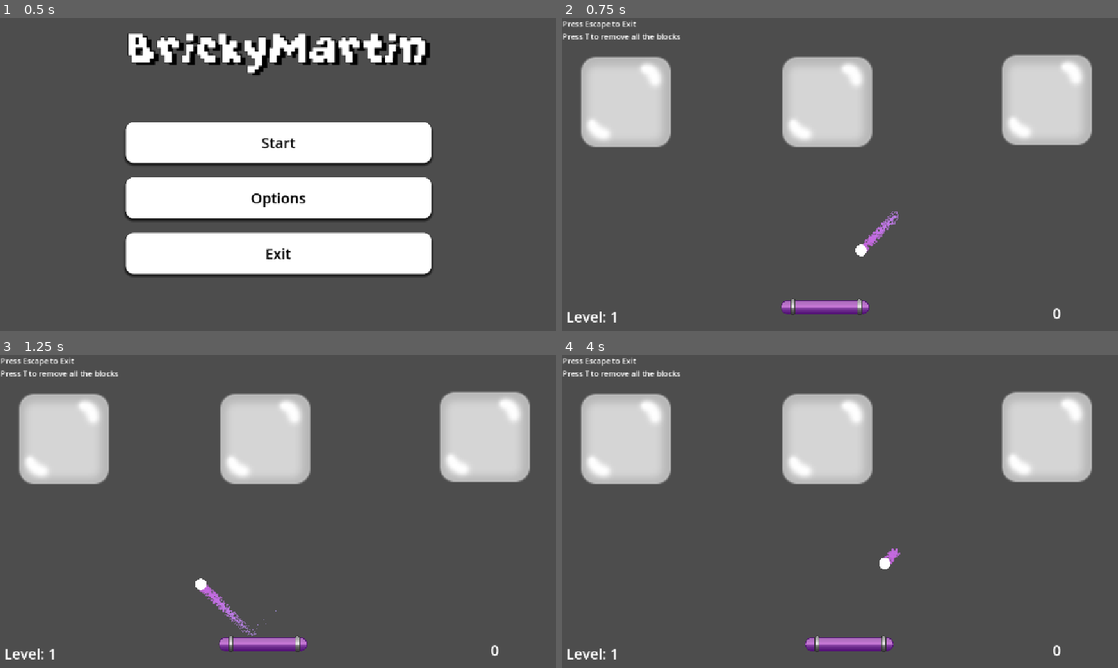
Above: before the commit, frames 1-4 (two rows, left to right).
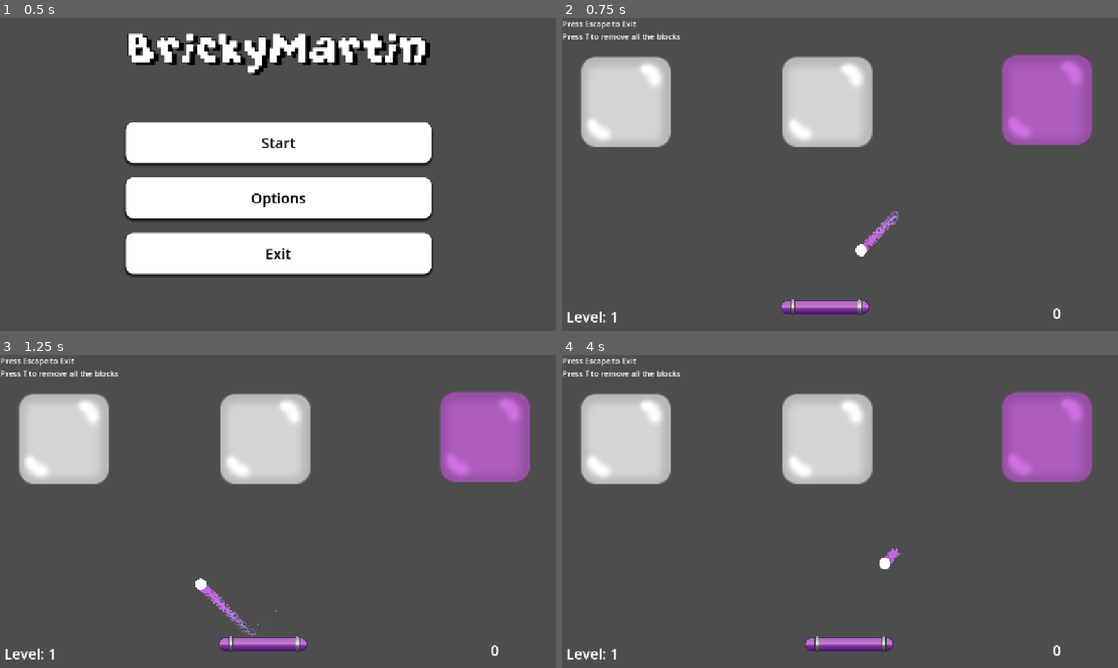
Above: after the commit, the same moments.

Repository: marcibaumel/HEJ_Brick
Game: Godot game, scene res://scenes/mainMenu.tscn
Two runs of this game, one before a commit and one after it. Both use one fixed random seed, a clock stepped at 60 frames per second and the inputs below.
Inputs:
- Up to frame 1 (0.5 s): no input
- Up to frame 2 (0.75 s): click "Start" at 0.5 s
- Up to frame 3 (1.25 s): no input
- Up to frame 4 (4 s): tap T (destroy_children) at 1.25, 2.1, 2.75, 3.6 s; hold Right (ui_right) 1.28-2.03 s; hold T (destroy_children) 1.28-2.03 s; hold Left (ui_left) 2.03-2.78 s; hold T (destroy_children) 2.78-3.53 s; hold Right (ui_right) from 2.78 s (still down)

Frame 1 is identical in both runs. In frame 2, 4.7% of the frame differs, in the area x 79-96%, y 11-41%; in frame 3, 4.7%; in frame 4, 4.7%.

Commit message:
enable double health block

Diff:
--- a/brickyMartin/project.godot
+++ b/brickyMartin/project.godot
@@ -13,7 +13,7 @@
 config/name="BrickyMartin"
 run/main_scene="uid://c2o2rcnvjwl1s"
 config/features=PackedStringArray("4.4", "Forward Plus")
-config/icon="res://icon.svg"
+config/icon="uid://xov62fw74vcc"
 
 [autoload]
 
--- a/brickyMartin/scenes/levels/customLevel.tscn
+++ b/brickyMartin/scenes/levels/customLevel.tscn
@@ -64,5 +64,6 @@
 
 [node name="CustomBrick3" parent="LevelManager" instance=ExtResource("5_8uqsj")]
 position = Vector2(1004, 173)
+enableDoubleHealth = true
 
 [connection signal="body_entered" from="Deadzone" to="ball" method="_on_deadzone_body_entered"]
